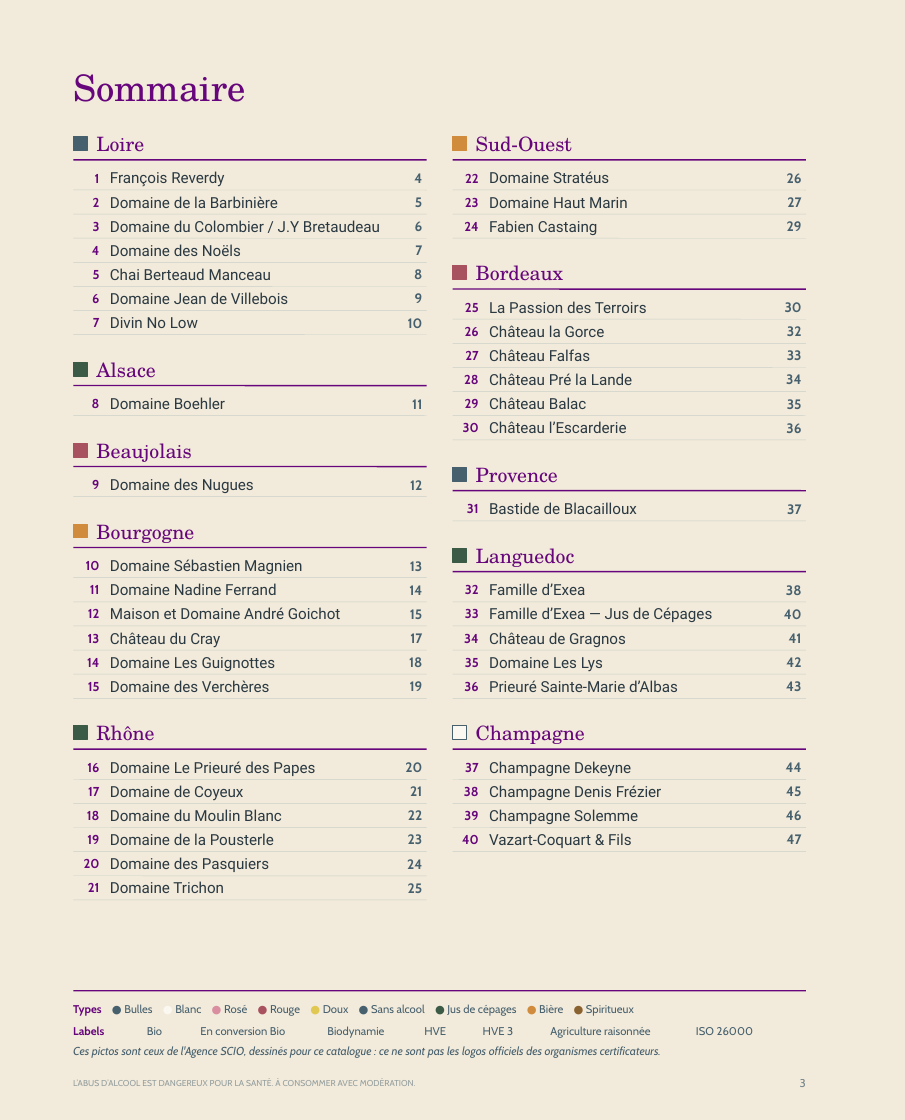
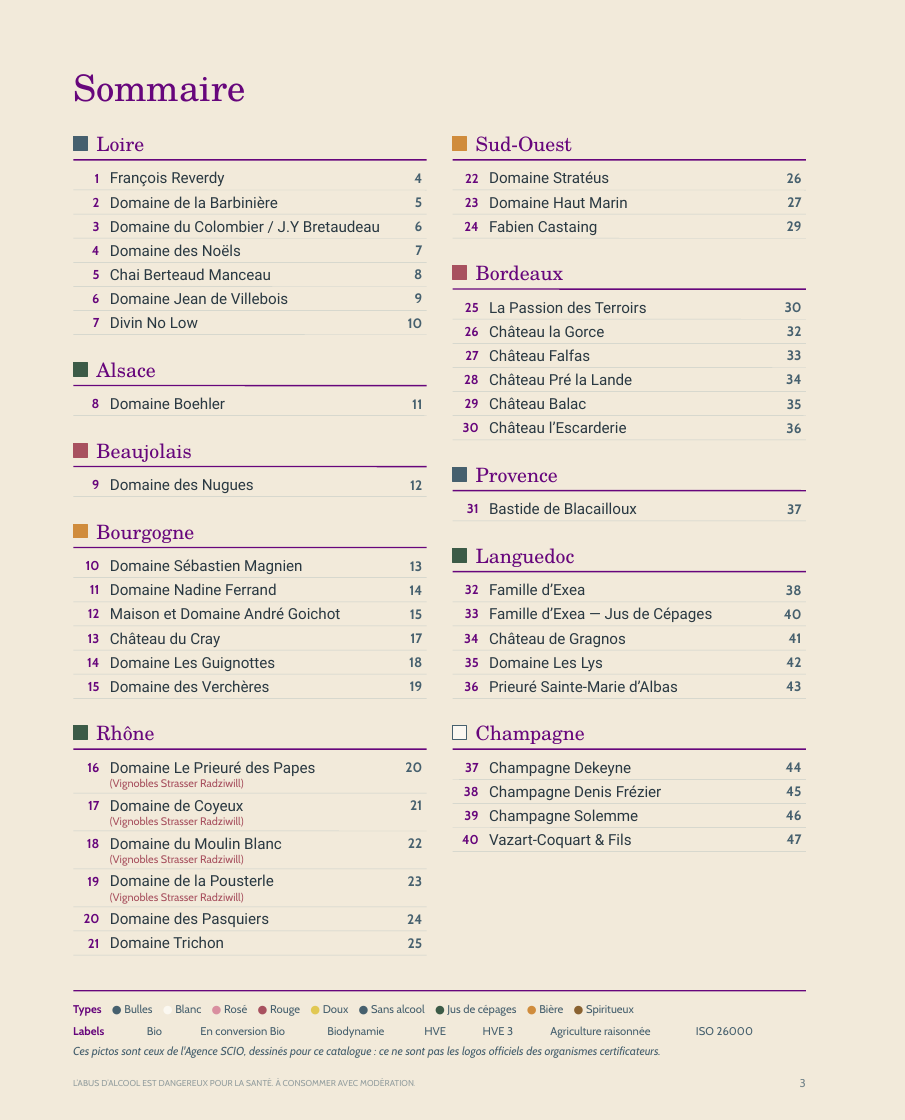
Before and after one commit to paudrysakho-collab/philippe1, a slide deck: slide 3 of dist/catalogue-scio-2026-canva-recadrable.pptx. Drawn at 905x1120 pixels with LibreOffice and Linux fonts; fonts in the diff are those of the drawing; background and template pictures are left out. Boxes give left, top, right and bottom in pixels: in the first picture for what was removed or moved away, otherwise in the second. Text is boxed around its words. In the diff, an @@ line names an element or a change of style, - is before the commit and + after.

```diff
--- a/dist/catalogue-scio-2026-canva-recadrable.pptx
+++ b/dist/catalogue-scio-2026-canva-recadrable.pptx
@@ text added at <box>110,779,244,790</box>, 7.2 pt, text #A8515F @@
+(Vignobles Strasser Radziwill)
@@ line moved from (73, 803) - (427, 803) to (73, 793) - (427, 793) @@
@@ 3 texts: place and size @@
-3 texts at <box>88,785,422,800</box>
+3 texts at <box>88,799,422,814</box>
@@ line moved from (73, 827) - (427, 827) to (73, 831) - (427, 831) @@
@@ text added at <box>110,817,244,828</box>, 7.2 pt, text #A8515F @@
+(Vignobles Strasser Radziwill)
@@ 3 texts: place and size @@
-3 texts at <box>87,809,422,821</box>
+3 texts at <box>87,837,422,849</box>
@@ line moved from (73, 875) - (427, 875) to (73, 869) - (427, 869) @@
@@ text added at <box>110,855,244,866</box>, 7.2 pt, text #A8515F @@
+(Vignobles Strasser Radziwill)
@@ 3 texts: place and size @@
-3 texts at <box>87,833,423,845</box>
+3 texts at <box>87,874,423,886</box>
@@ text added at <box>110,893,244,904</box>, 7.2 pt, text #A8515F @@
+(Vignobles Strasser Radziwill)
@@ line moved from (73, 900) - (427, 900) to (73, 907) - (427, 907) @@
@@ line moved from (73, 851) - (427, 851) to (73, 931) - (427, 931) @@
@@ line moved from (73, 779) - (427, 779) to (73, 955) - (427, 955) @@
@@ 6 texts: place and size @@
-6 texts at <box>84,857,423,893</box>
+6 texts at <box>84,912,423,948</box>
```
Also in this commit, not shown: 13 other files.
